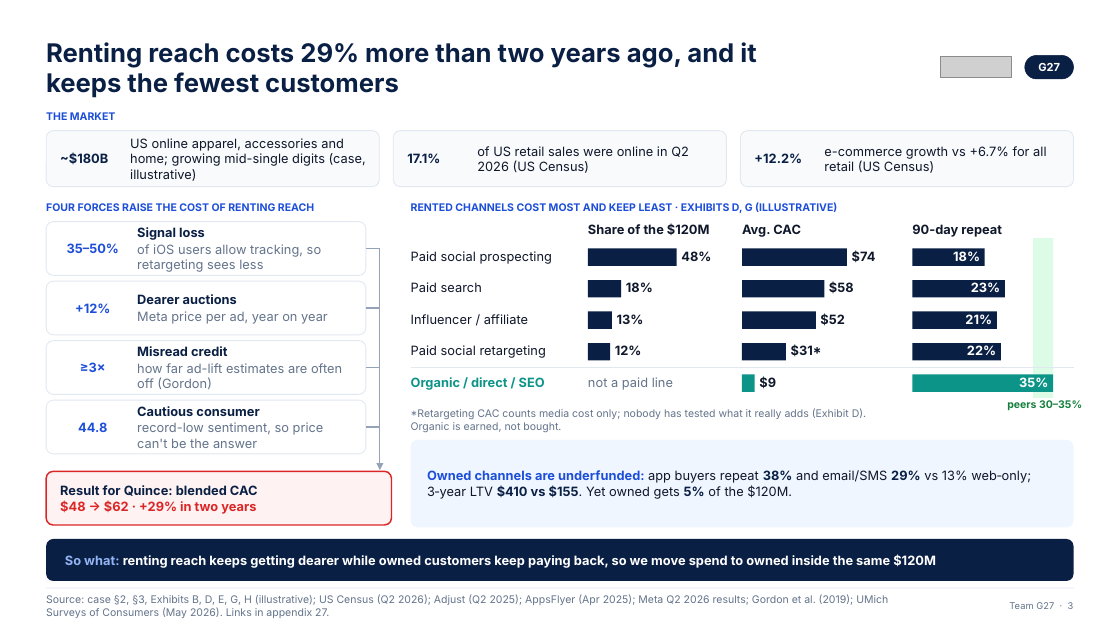
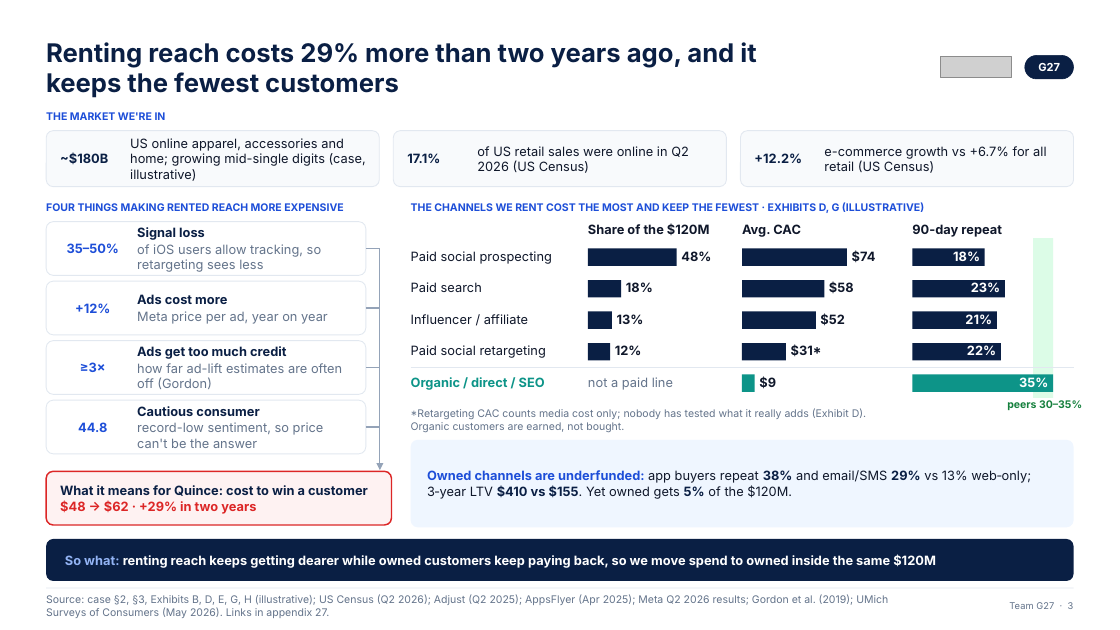
Before and after one commit to ANNYM25/Quince, a slide deck: slide 3 of deck/Team G27 Final Humanised.pptx. Drawn at 1120x630 pixels with LibreOffice and Linux fonts; fonts in the diff are those of the drawing; grey boxes stand for pictures. Boxes give left, top, right and bottom in pixels: in the first picture for what was removed or moved away, otherwise in the second. Text is boxed around its words. In the diff, an @@ line names an element or a change of style, - is before the commit and + after.

```diff
--- a/deck/Team G27 Final Humanised.pptx
+++ b/deck/Team G27 Final Humanised.pptx
@@ text at bbox=[46, 112, 166, 120]: text changed @@
-THE MARKET
+THE MARKET WE'RE IN
@@ text at bbox=[46, 203, 343, 211]: text changed @@
-FOUR FORCES RAISE THE COST OF RENTING REACH
+FOUR THINGS MAKING RENTED REACH MORE EXPENSIVE
@@ text at bbox=[411, 202, 924, 213]: text changed @@
-RENTED CHANNELS COST MOST AND KEEP LEAST · EXHIBITS D, G (ILLUSTRATIVE)
+THE CHANNELS WE RENT COST THE MOST AND KEEP THE FEWEST · EXHIBITS D, G (ILLUSTRATIVE)
@@ text at bbox=[137, 294, 227, 304]: text changed @@
-Dearer auctions
+Ads cost more
@@ text at bbox=[137, 346, 286, 359]: text changed @@
-Misread credit
+Ads get too much credit
@@ text at bbox=[411, 422, 624, 432]: text changed @@
-Organic is earned, not bought.
+Organic customers are earned, not bought.
@@ text at bbox=[60, 485, 368, 496]: text changed @@
-Result for Quince: blended CAC
+What it means for Quince: cost to win a customer
```
Also in this commit, not shown: 11 other slides changed, 1 other file.
